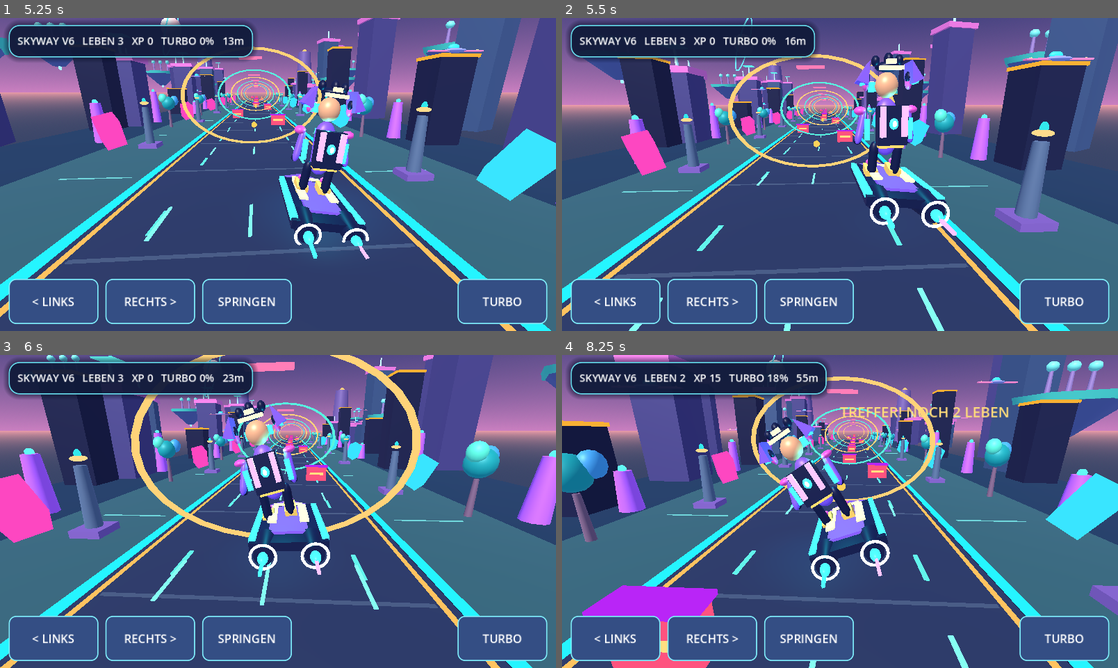
Above: before the commit, frames 1-4 (two rows, left to right).
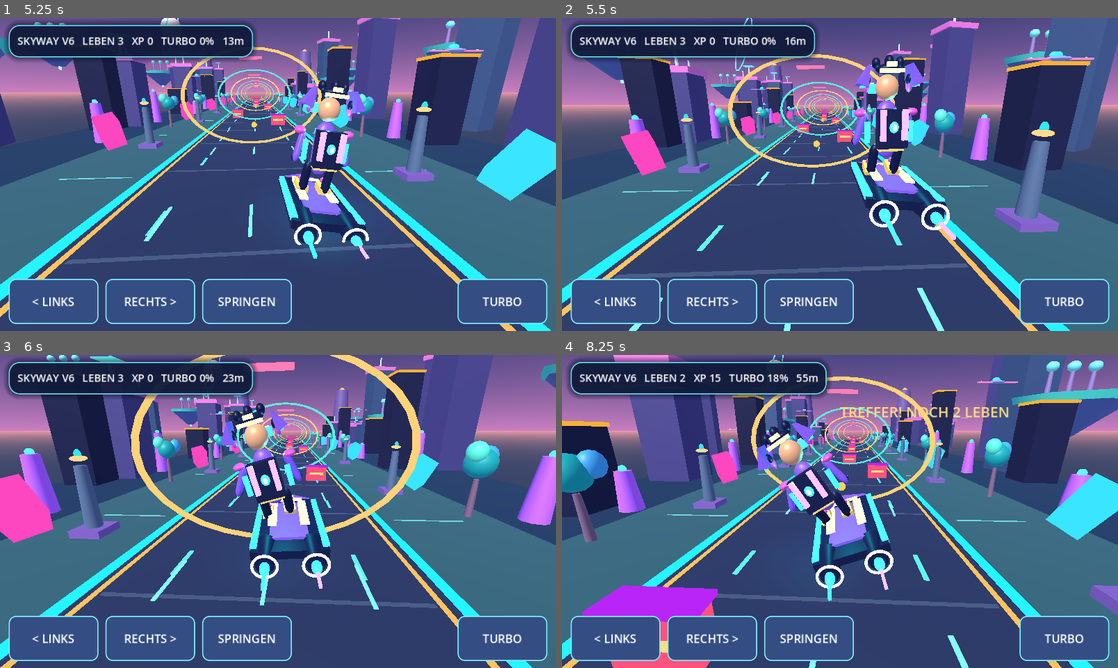
Above: after the commit, the same moments.

Repository: mtothek0703/learnquest-unity-web
Game: Godot game, scene res://main.tscn
Two runs of this game, one before a commit and one after it. Both use one fixed random seed, a clock stepped at 60 frames per second and the inputs below.
Inputs:
- Up to frame 1 (5.25 s): click "RECHTS >" at 0.5 s; click "SPRINGEN" at 1.25 s; click "TURBO" at 2 s; click "−" at 2.75 s; click "+" at 3.5 s; click "RENNEN STARTEN" at 4.25 s; hold Right from 5.03 s (still down)
- Up to frame 2 (5.5 s): keep holding Right; tap Space at 5.27 s
- Up to frame 3 (6 s): release Right at 5.78 s; hold S from 5.78 s (still down)
- Up to frame 4 (8.25 s): tap Space at 6.02, 7.52 s; release S at 6.53 s; hold Right 6.53-8.03 s; hold Left from 8.03 s (still down)

Frame 1 is identical in both runs. In frame 2, 1.9% of the frame differs, in the area x 52-71%, y 11-71%; in frame 3, 3.3%; in frame 4, 3.5%, in the area x 35-60%, y 19-79%.

Commit message:
feat(godot): animate airborne racer pose and neon landing shockwave

Diff:
--- a/godot/hover_hero.gd
+++ b/godot/hover_hero.gd
@@ -10,6 +10,10 @@
 var character_body: Node3D
 var visor: MeshInstance3D
 var helmet_glow: MeshInstance3D
+var landing_ring: MeshInstance3D
+var jump_pose := 0.0
+var last_jump_height := 0.0
+var landing_pulse := 0.0
 var knee_guards: Array[MeshInstance3D] = []
 var shoulder_lights: Array[MeshInstance3D] = []
 var flames: Array[MeshInstance3D] = []
@@ -102,6 +106,16 @@
         var trail := box(board, Vector3(side * 0.48, 0.16, 2.0), Vector3(0.07, 0.06, 0.48), trail_color, true)
         trail.name = "Animated boost contrail"
         energy_trails.append(trail)
+    # A single expanding neon ring celebrates a successful landing.
+    # Kept hidden outside the brief landing animation to save mobile GPU work.
+    var shock_mesh := TorusMesh.new()
+    shock_mesh.inner_radius = 0.66
+    shock_mesh.outer_radius = 0.77
+    shock_mesh.rings = 28
+    shock_mesh.ring_segments = 6
+    landing_ring = piece(self, shock_mesh, Vector3(0, 0.10, 0), Vector3.ONE, cyan, true)
+    landing_ring.name = "Landing shockwave"
+    landing_ring.visible = false
     box(board, Vector3(0, 0.38, -1.24), Vector3(0.82, 0.05, 0.13), yellow, true)
     # Streamlined pointed nose, asymmetric colored panels, two solid rear jet nacelles.
     var nose := PrismMesh.new()
@@ -190,19 +204,33 @@
     # Turbo blends into a forward crouch rather than snapping to a fixed pose.
     steering_pose = lerpf(steering_pose, clampf(lean, -1.0, 1.0), minf(1.0, delta * 5.5))
     turbo_pose = lerpf(turbo_pose, 1.0 if boosting else 0.0, minf(1.0, delta * 3.8))
+    # Height is controlled by the existing gameplay script; animate the pose
+    # from the real jump arc without changing jump timing or collision rules.
+    var jump_height := maxf(0.0, position.y)
+    jump_pose = lerpf(jump_pose, clampf(jump_height / 1.8, 0.0, 1.0), minf(1.0, delta * 11.0))
+    if last_jump_height > 0.14 and jump_height < 0.05:
+        landing_pulse = 1.0
+    last_jump_height = jump_height
+    if landing_pulse > 0.0:
+        landing_pulse = maxf(0.0, landing_pulse - delta * 3.2)
+        landing_ring.visible = true
+        var expansion := 1.0 + (1.0 - landing_pulse) * 2.6
+        landing_ring.scale = Vector3(expansion, 1.0, expansion)
+    else:
+        landing_ring.visible = false
     var cadence := sin(time * (8.0 if boosting else 4.0))
-    character_body.position.y = bob * 0.7 - turbo_pose * 0.07
+    character_body.position.y = bob * 0.7 - turbo_pose * 0.07 - jump_pose * 0.10
     character_body.position.x = -steering_pose * 0.08
     character_body.rotation.z = lerpf(character_body.rotation.z, steering_pose * 0.18, minf(1.0, delta * 4.0))
-    character_body.rotation.x = lerpf(character_body.rotation.x, -0.015 - turbo_pose * 0.18, minf(1.0, delta * 5.0))
+    character_body.rotation.x = lerpf(character_body.rotation.x, -0.015 - turbo_pose * 0.18 + jump_pose * 0.13, minf(1.0, delta * 5.0))
     board.rotation.z = lerpf(board.rotation.z, -steering_pose * 0.12, minf(1.0, delta * 5.0))
-    board.rotation.x = lerpf(board.rotation.x, -turbo_pose * 0.065 + cadence * 0.014, minf(1.0, delta * 5.0))
-    left_arm.rotation.x = -0.22 + cadence * 0.07 - turbo_pose * 0.20
-    right_arm.rotation.x = -0.22 - cadence * 0.07 - turbo_pose * 0.20
-    left_arm.rotation.z = lerpf(left_arm.rotation.z, -0.16 - steering_pose * 0.20, minf(1.0, delta * 6.0))
-    right_arm.rotation.z = lerpf(right_arm.rotation.z, 0.16 - steering_pose * 0.20, minf(1.0, delta * 6.0))
-    left_leg.rotation.x = 0.22 + cadence * 0.06 + turbo_pose * 0.12
-    right_leg.rotation.x = 0.22 - cadence * 0.06 + turbo_pose * 0.12
+    board.rotation.x = lerpf(board.rotation.x, -turbo_pose * 0.065 + cadence * 0.014 + jump_pose * 0.16, minf(1.0, delta * 5.0))
+    left_arm.rotation.x = -0.22 + cadence * 0.07 - turbo_pose * 0.20 + jump_pose * 0.52
+    right_arm.rotation.x = -0.22 - cadence * 0.07 - turbo_pose * 0.20 + jump_pose * 0.52
+    left_arm.rotation.z = lerpf(left_arm.rotation.z, -0.16 - steering_pose * 0.20 - jump_pose * 0.28, minf(1.0, delta * 6.0))
+    right_arm.rotation.z = lerpf(right_arm.rotation.z, 0.16 - steering_pose * 0.20 + jump_pose * 0.28, minf(1.0, delta * 6.0))
+    left_leg.rotation.x = 0.22 + cadence * 0.06 + turbo_pose * 0.12 + jump_pose * 0.38
+    right_leg.rotation.x = 0.22 - cadence * 0.06 + turbo_pose * 0.12 + jump_pose * 0.38
     left_leg.rotation.z = lerpf(left_leg.rotation.z, -steering_pose * 0.10, minf(1.0, delta * 6.0))
     right_leg.rotation.z = lerpf(right_leg.rotation.z, -steering_pose * 0.10, minf(1.0, delta * 6.0))
     for i in range(shoulder_lights.size()):
